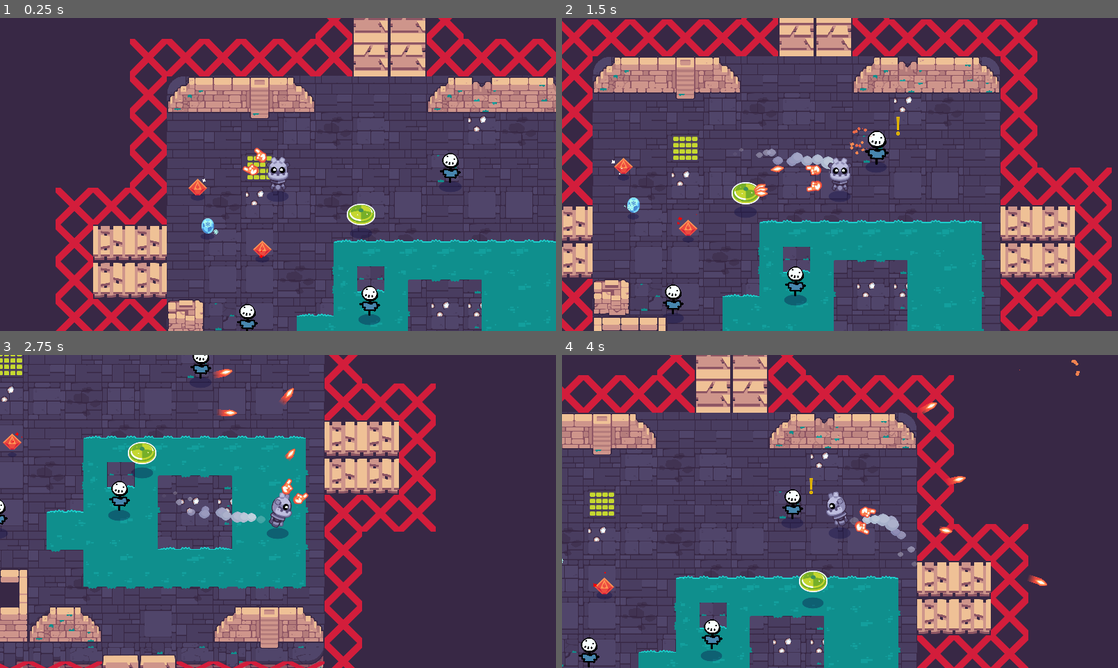
Above: before the commit, frames 1-4 (two rows, left to right).
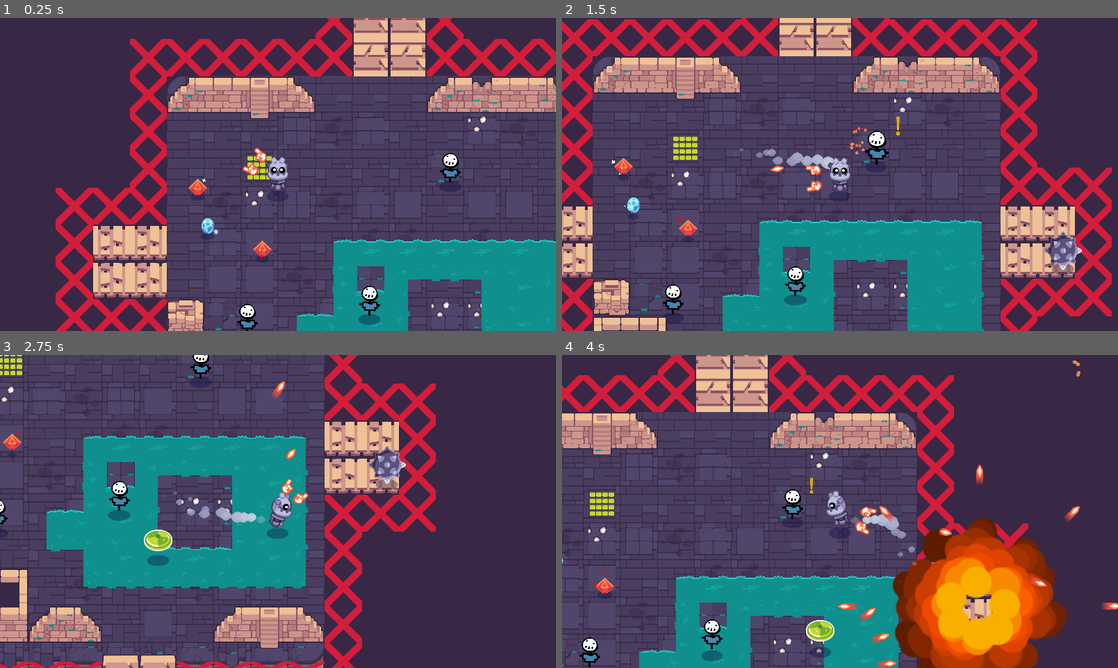
Above: after the commit, the same moments.

Repository: Tyler-Henson/GodotFinalChallenge
Game: Godot game, scene res://rooms/TestRoom.tscn
Two runs of this game, one before a commit and one after it. Both use one fixed random seed, a clock stepped at 60 frames per second and the inputs below. Sound files missing from this copy of the repository are replaced by a short silence.
Inputs (mouse positions are in pixels of both pictures, inside the frame that each line leads up to):
- Up to frame 1 (0.25 s): no input
- Up to frame 2 (1.5 s): move the mouse to (962, 158) at 0.52 s; press the mouse at (962, 158) at 0.53 s; hold D (move_right) 0.53-1.28 s; move the mouse to (728, 190) at 1.27 s; release the mouse at (728, 190) at 1.28 s; hold S (move_down) from 1.28 s (still down); click (728, 190) at 1.35 s
- Up to frame 3 (2.75 s): move the mouse to (333, 442) at 2.02 s; release S (move_down) at 2.03 s; press the mouse at (333, 442) at 2.03 s; hold D (move_right) from 2.03 s (still down)
- Up to frame 4 (4 s): move the mouse to (812, 574) at 2.77 s; release D (move_right) at 2.78 s; release the mouse at (812, 574) at 2.78 s; hold W (move_up) 2.78-3.53 s; click (812, 574) at 2.85 s; move the mouse to (1006, 558) at 3.52 s; press the mouse at (1006, 558) at 3.53 s; hold A (move_left) from 3.53 s (still down)

The runs differ from the first frame. In frame 1, 0.3% of the frame differs, in the area x 62-68%, y 59-67%; in frame 2, 0.9%; in frame 3, 1.6%; in frame 4, 15%, in the area x 0-100%, y 0-100%.

Commit message:
Fixed Mob Bugs
shield fixed so it does not follow players through walls. Bomb now does damage in an increasingly large area and shoots shrapnel

Diff:
--- a/mobs/Mob.tscn
+++ b/mobs/Mob.tscn
@@ -16,6 +16,9 @@
 [sub_resource type="CircleShape2D" id=4]
 resource_local_to_scene = true
 radius = 62.3574
+
+[sub_resource type="CircleShape2D" id=10]
+radius = 448.403
 
 [sub_resource type="Animation" id=6]
 length = 0.001
@@ -102,6 +105,30 @@
 "transitions": PoolRealArray( 1 ),
 "update": 0,
 "values": [ Color( 1, 1, 1, 0.356863 ) ]
+}
+tracks/7/type = "value"
+tracks/7/path = NodePath("ShockArea/CollisionShape2D:shape")
+tracks/7/interp = 1
+tracks/7/loop_wrap = true
+tracks/7/imported = false
+tracks/7/enabled = true
+tracks/7/keys = {
+"times": PoolRealArray( 0 ),
+"transitions": PoolRealArray( 1 ),
+"update": 0,
+"values": [ SubResource( 10 ) ]
+}
+tracks/8/type = "value"
+tracks/8/path = NodePath("ShockArea/CollisionShape2D:shape:radius")
+tracks/8/interp = 1
+tracks/8/loop_wrap = true
+tracks/8/imported = false
+tracks/8/enabled = true
+tracks/8/keys = {
+"times": PoolRealArray( 0 ),
+"transitions": PoolRealArray( 1 ),
+"update": 0,
+"values": [ 448.403 ]
 }
 
 [sub_resource type="Animation" id=7]
--- /dev/null
+++ b/mobs/bomb/Bomb.gd
@@ -0,0 +1,33 @@
+extends Mob
+onready var animation_player := $AnimationPlayer
+onready var shock_area := $ShockArea
+onready var cannon := $BombCannon
+
+var triggered := false
+
+
+func _ready() -> void:
+	shock_area.connect("body_entered", self, "_on_shock_area_body_entered")
+
+
+
+func _on_AttackArea_body_entered(body: Robot) -> void:
+	if not triggered:
+		triggered = true
+		_sprite_alert.visible = true
+		animation_player.play("will_explode")
+
+
+
+func _on_AnimationPlayer_animation_finished(anim_name: String) -> void:
+	if anim_name == "will_explode":
+		_disable()
+		_die_sound.play()
+		animation_player.play("explode")
+		cannon.shoot_at_target(self) #using self as dummy variable
+	elif anim_name == "explode":
+		queue_free()
+
+
+func _on_shock_area_body_entered(body: Robot):
+	body.take_damage(damage)
--- a/mobs/bomb/Bomb.tscn
+++ b/mobs/bomb/Bomb.tscn
@@ -1,10 +1,12 @@
-[gd_scene load_steps=17 format=2]
+[gd_scene load_steps=19 format=2]
 
 [ext_resource path="res://mobs/Mob.tscn" type="PackedScene" id=1]
 [ext_resource path="res://mobs/bomb/bomb_active.png" type="Texture" id=2]
 [ext_resource path="res://mobs/bomb/bomb_inactive.png" type="Texture" id=3]
 [ext_resource path="res://mobs/bomb/explode.wav" type="AudioStream" id=4]
+[ext_resource path="res://mobs/bomb/Bomb.gd" type="Script" id=5]
 [ext_resource path="res://bullets/particle_bullet.png" type="Texture" id=6]
+[ext_resource path="res://mobs/bomb/BombCannon.tscn" type="PackedScene" id=7]
 [ext_resource path="res://mobs/bomb/shock_area.svg" type="Texture" id=8]
 
 [sub_resource type="CircleShape2D" id=1]
@@ -126,6 +128,18 @@
 "transitions": PoolRealArray( 1, 1 ),
 "update": 0,
 "values": [ Color( 1, 1, 1, 0.356863 ), Color( 1, 1, 1, 0 ) ]
+}
+tracks/9/type = "value"
+tracks/9/path = NodePath("ShockArea/CollisionShape2D:shape:radius")
+tracks/9/interp = 1
+tracks/9/loop_wrap = true
+tracks/9/imported = false
+tracks/9/enabled = true
+tracks/9/keys = {
+"times": PoolRealArray( 0.1, 0.45 ),
+"transitions": PoolRealArray( 1, 1 ),
+"update": 0,
+"values": [ 448.403, 559.1 ]
 }
 
 [sub_resource type="Animation" id=13]
@@ -191,6 +205,7 @@
 hue_variation = 1.0
 
 [node name="Bomb" instance=ExtResource( 1 )]
+script = ExtResource( 5 )
 
 [node name="CollisionShape2D" parent="." index="0"]
 visible = false
@@ -200,9 +215,6 @@
 
 [node name="CollisionShape2D" parent="DetectionArea" index="0"]
 shape = SubResource( 1 )
-
-[node name="AttackArea" parent="." index="2"]
-visible = false
 
 [node name="CollisionShape2D" parent="AttackArea" index="0"]
 shape = SubResource( 2 )
@@ -245,3 +257,7 @@
 modulate = Color( 1, 1, 1, 0 )
 scale = Vector2( 0.986667, 0.986667 )
 texture = ExtResource( 8 )
+
+[node name="BombCannon" parent="." index="11" instance=ExtResource( 7 )]
+
+[connection signal="animation_finished" from="AnimationPlayer" to="." method="_on_AnimationPlayer_animation_finished"]
--- /dev/null
+++ b/mobs/bomb/BombCannon.gd
@@ -0,0 +1,24 @@
+extends "res://mobs/Cannon.gd"
+
+onready var default_shot_position = $Position2D
+
+var shots = [
+	0, deg2rad(45), deg2rad(90), deg2rad(135),
+	 deg2rad(180), deg2rad(225), deg2rad(270),deg2rad(315)
+]
+
+
+func shoot_at_target(target: Node2D) -> void:
+	for shot in shots:
+		look_at(default_shot_position.global_position)
+		var bullet: Bullet = BulletScene.instance()
+		bullet.global_transform = self.global_transform
+		bullet.max_range = max_range
+		bullet.speed = bullet_speed
+		bullet.collision_mask = collision_mask
+		# We exported the angle in degrees because it's easier to edit in the
+		# inspector, but the randomize_rotation() function needs the angle in
+		# radians, so we convert the angles with deg2rad().
+		#		bullet.randomize_rotation(deg2rad(random_angle_degrees))
+		bullet.rotate(shot)
+		get_tree().root.add_child(bullet)
--- /dev/null
+++ b/mobs/bomb/BombCannon.tscn
@@ -0,0 +1,8 @@
+[gd_scene load_steps=3 format=2]
+
+[ext_resource path="res://mobs/Cannon.tscn" type="PackedScene" id=1]
+[ext_resource path="res://mobs/bomb/BombCannon.gd" type="Script" id=2]
+
+[node name="BombCannon" instance=ExtResource( 1 )]
+script = ExtResource( 2 )
+bullet_speed = 1000.0
--- a/rooms/TestRoom.tscn
+++ b/rooms/TestRoom.tscn
@@ -8,6 +8,7 @@
 [ext_resource path="res://pickups/fire_spells/PickupSpellFireBasic.tscn" type="PackedScene" id=6]
 [ext_resource path="res://pickups/fire_spells/PickupSpellFireRapid.tscn" type="PackedScene" id=7]
 [ext_resource path="res://mobs/shield/Shield.tscn" type="PackedScene" id=8]
+[ext_resource path="res://mobs/bomb/Bomb.tscn" type="PackedScene" id=9]
 
 [node name="TestRoom" type="YSort"]
 
@@ -63,9 +64,6 @@
 format = 1
 tile_data = PoolIntArray( -196604, 1, 0, -196603, 1, 0, -196602, 1, 0, -196601, 1, 0, -131068, 1, 0, -131065, 1, 0, -1, …(925 unchanged characters)…
 
-[node name="Shield" parent="." instance=ExtResource( 8 )]
-position = Vector2( 708, 491 )
-
 [node name="Mobs" type="Node2D" parent="."]
 __meta__ = {
 "_edit_lock_": true
@@ -79,6 +77,12 @@
 
 [node name="Dummy3" parent="Mobs" instance=ExtResource( 5 )]
 position = Vector2( 277, 839 )
+
+[node name="Bomb" parent="Mobs" instance=ExtResource( 9 )]
+position = Vector2( 1624, 670 )
+
+[node name="Shield" parent="Mobs" instance=ExtResource( 8 )]
+position = Vector2( 771, 1099 )
 
 [node name="Items" type="Node2D" parent="."]
 __meta__ = {
Not shown: 1 places in mobs/Mob.tscn that only renumber resources
Not shown: 1 places in rooms/TestRoom.tscn that only renumber resources
